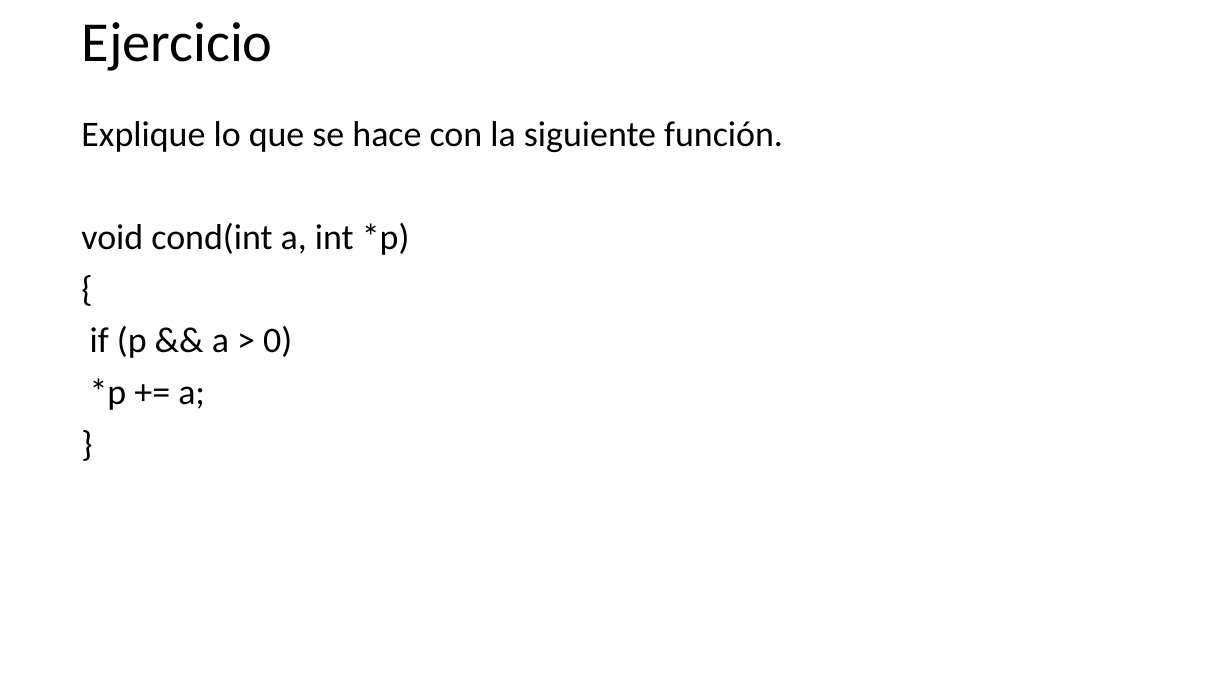
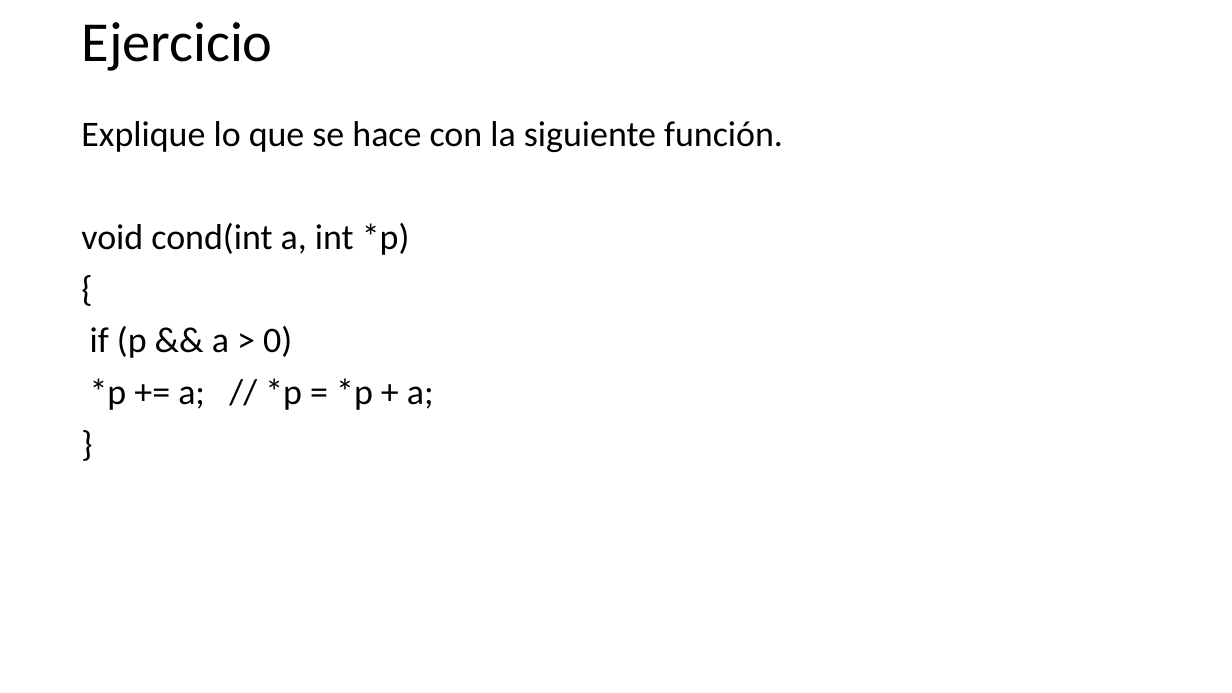
Before and after one commit to programacionestructurada/2021-2, a slide deck: slide 38 of U2_Estructuras_de_Control_y_Aplicaciones_con_Arreglos/U2_Estructuras_de_Control_yApps_con_Arreglos.pptx. Drawn at 1232x693 pixels with LibreOffice and Linux fonts; fonts in the diff are those of the drawing. Boxes give left, top, right and bottom in pixels: in the first picture for what was removed or moved away, otherwise in the second. Text is boxed around its words. In the diff, an @@ line names an element or a change of style, - is before the commit and + after.

```diff
--- a/U2_Estructuras_de_Control_y_Aplicaciones_con_Arreglos/U2_Estructuras_de_Control_yApps_con_Arreglos.pptx
+++ b/U2_Estructuras_de_Control_y_Aplicaciones_con_Arreglos/U2_Estructuras_de_Control_yApps_con_Arreglos.pptx
@@ text at (90,378,434,410): text changed @@
-*p += a;
+*p += a; // *p = *p + a;
```
Also in this commit, not shown: 28 other files.
